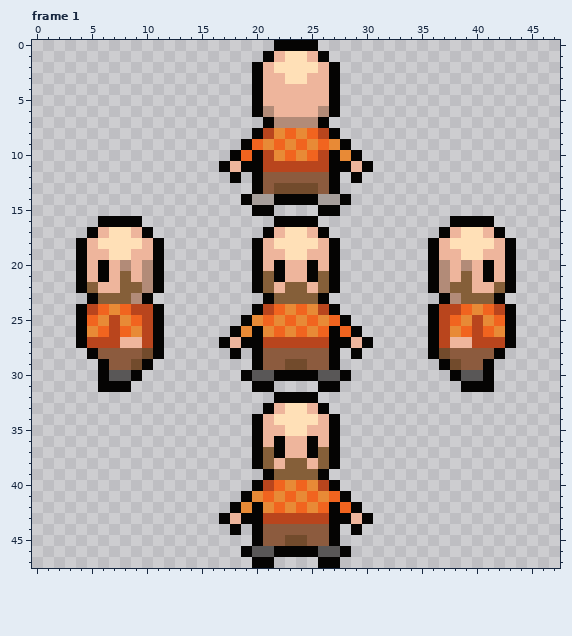
Pixel-art file -- art/characters/playerB.aseprite. The first picture shows the starting point.
48x48 pixels, 5 frames. Shown: frame 1. The commit also changed other frames, which this record leaves out.
Now the later version:
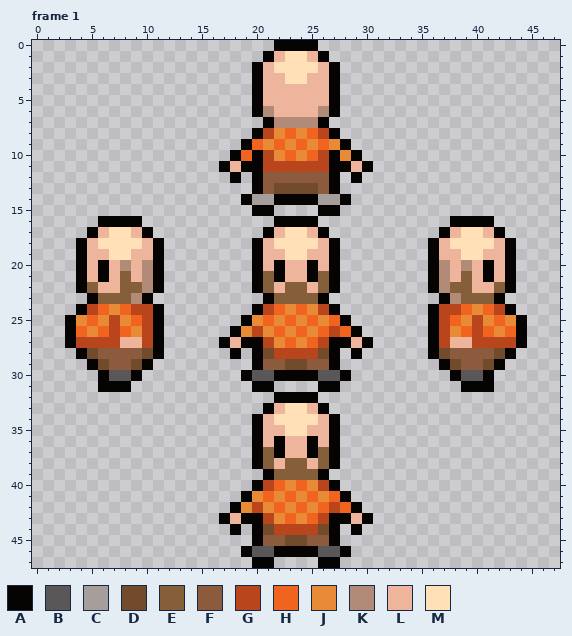
Palette (. is transparent): A #050403  B #595757  C #a69e9a  D #724b2c  E #855f39  F #8c5b3e  G #b9451d  H #f1641f  J #e88a36  K #b28b78  L #eeb59c  M #ffe0b7
What changed:
Frame 1:
Colour A is added in rows 25 to 27 at x 3 and 44; in row 28 at x 4 and 43; in row 29 at x 5 and 42.
Colour D replaces colour A in row 28 at x 5 and 42; in row 29 at x 6 and 41.
Colour D replaces colour F in row 28 at x 21 and 26; in row 44 at x 21 and 26.
Colour G replaces colour A in row 26 at x 20 and 27; in row 27 at x 4 and 43; in row 42 at x 20 and 27.
Colour G replaces colour F in row 28 at x 22 to 25; in row 44 at x 22 to 25.
Colour H replaces colour A in row 26 at x 4 and 43.
Colour H replaces colour G in row 27 at x 23 and 25; in row 43 at x 23 and 25.
Colour J replaces colour A in row 25 at x 4 and 43.
Colour J replaces colour G in row 27 at x 22 and 24; in row 43 at x 22 and 24.
Boxes around the changes in both pictures, in picture pixels (x1, y1, x2, y2):
changed: (65, 315, 109, 370)
changed: (483, 315, 527, 370)
changed: (252, 326, 340, 359)
changed: (252, 502, 340, 535)
